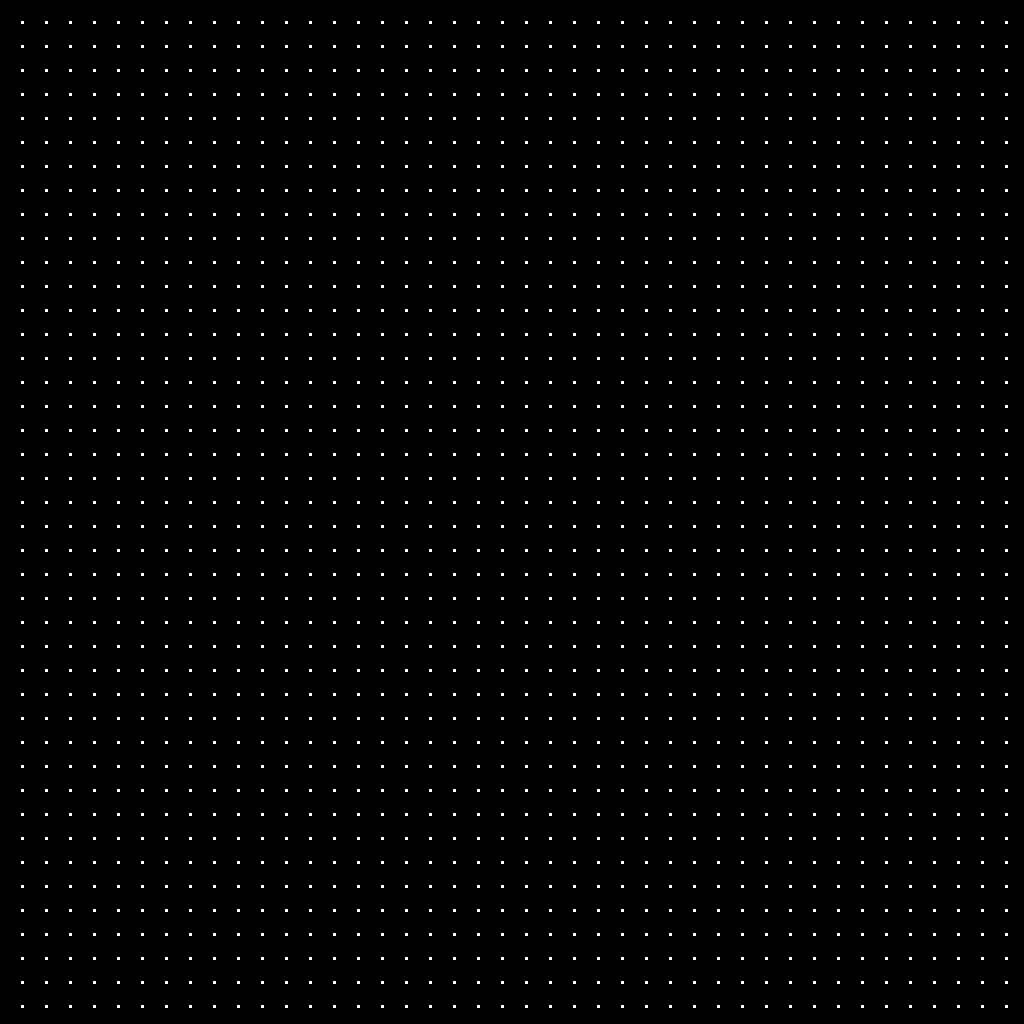
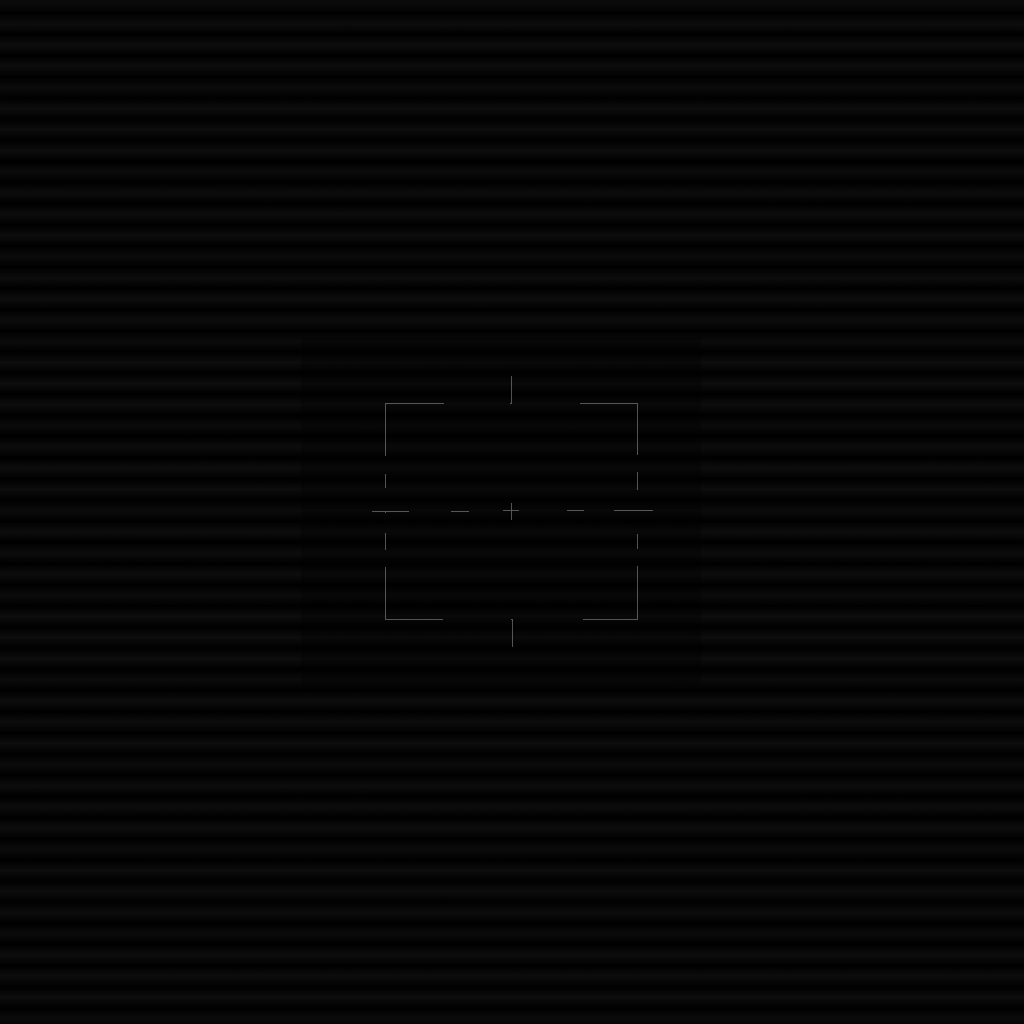
Two versions of the same layered image (1024 x 1024). Layer-by-layer changes:
added layer "reticle.png" (31%) above "Pasted Layer #1" over (301, 337, 701, 687)
added layer "Layer" (5%) above "Layer #1" over (0, 0, 1024, 1024)
added layer "Layer #1" above "Background" over (0, 0, 1024, 1024)
painted on "Background" over (21, 21, 1024, 1024)
